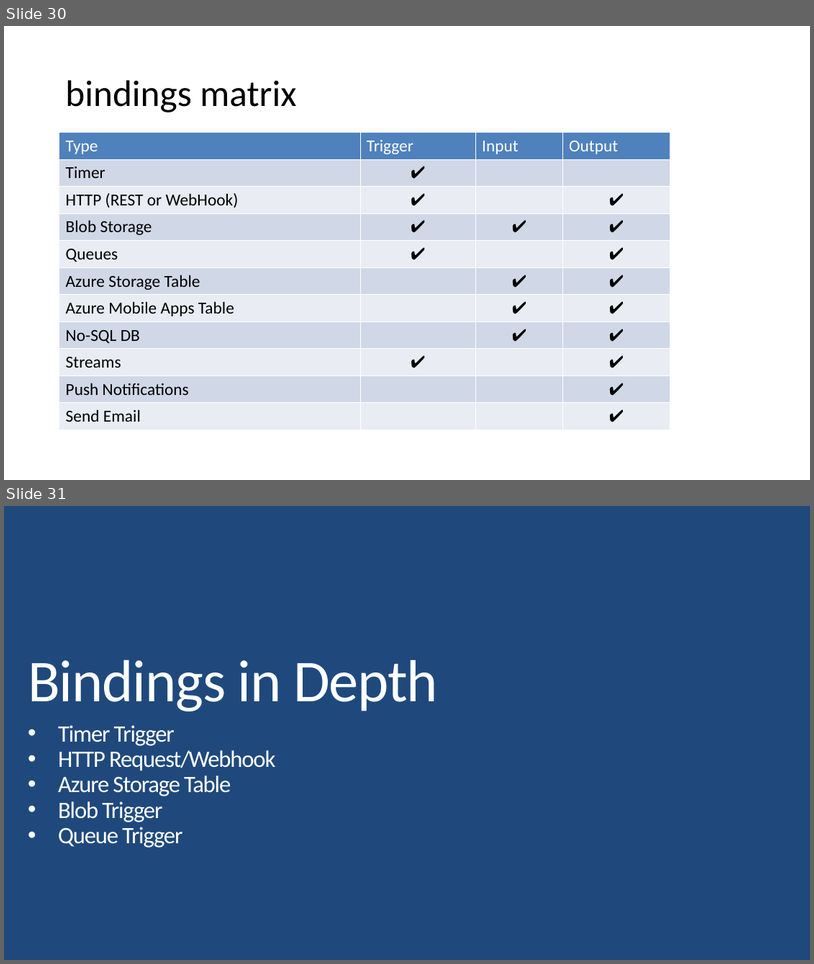
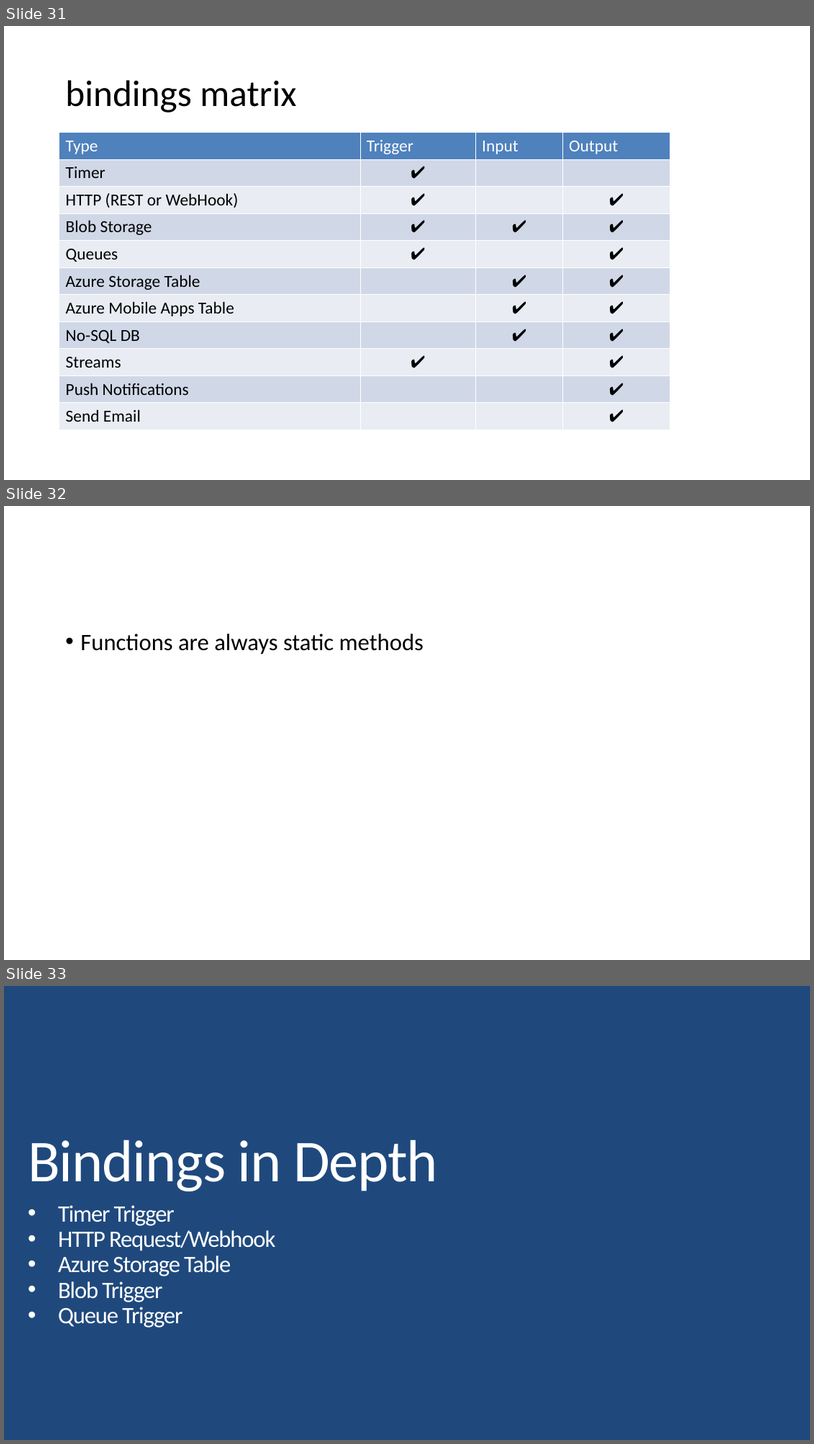
Before and after one commit to BionStt/presentations-2, a slide deck: Azure functions.pptx. Shown one above the other, each under a label of ours: slides 30 and 31 before the commit, slides 31, 32 and 33 after it. The pictures are 814x964 and 814x1444 pixels, drawn with LibreOffice and Linux fonts; fonts in the diff are those of the drawing. Boxes give left, top, right and bottom in pixels: in the first picture for what was removed or moved away, otherwise in the second. Text is boxed around its words. In the diff, an @@ line names an element or a change of style, - is before the commit and + after.

```diff
--- a/Azure functions.pptx
+++ b/Azure functions.pptx
@@ slide 32 added at box(4, 506, 810, 960), background #FFFFFF @@
@@ text added at box(80, 633, 424, 654), 28 pt, text #000000 @@
+• Functions are always static methods
@@ what was slide 30 is now slide 31 @@
@@ what was slide 31 is now slide 33 @@
```
Also in this commit, not shown: 2 slides changed, 3 other slides added, 1 slide removed.
